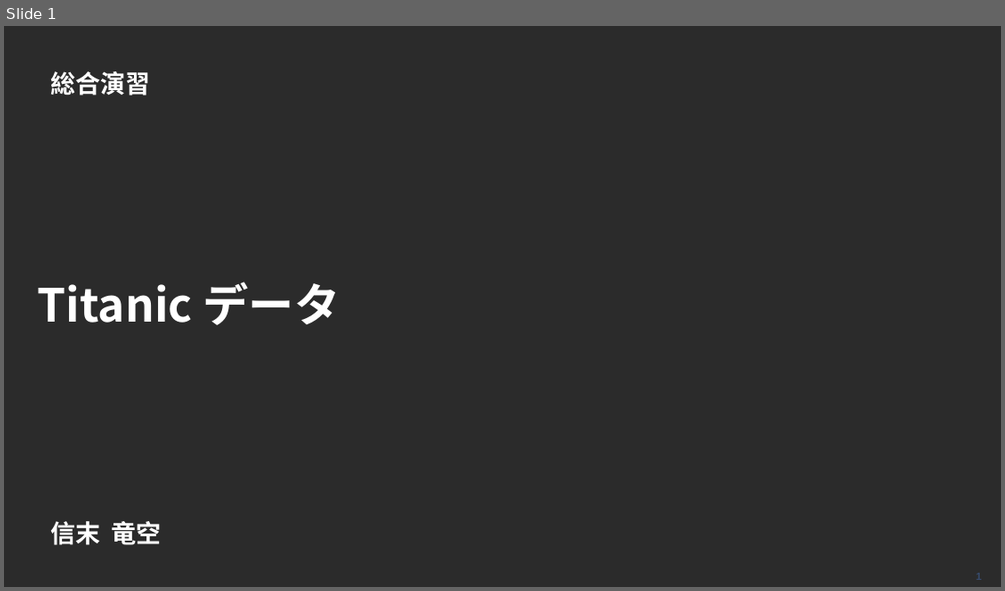
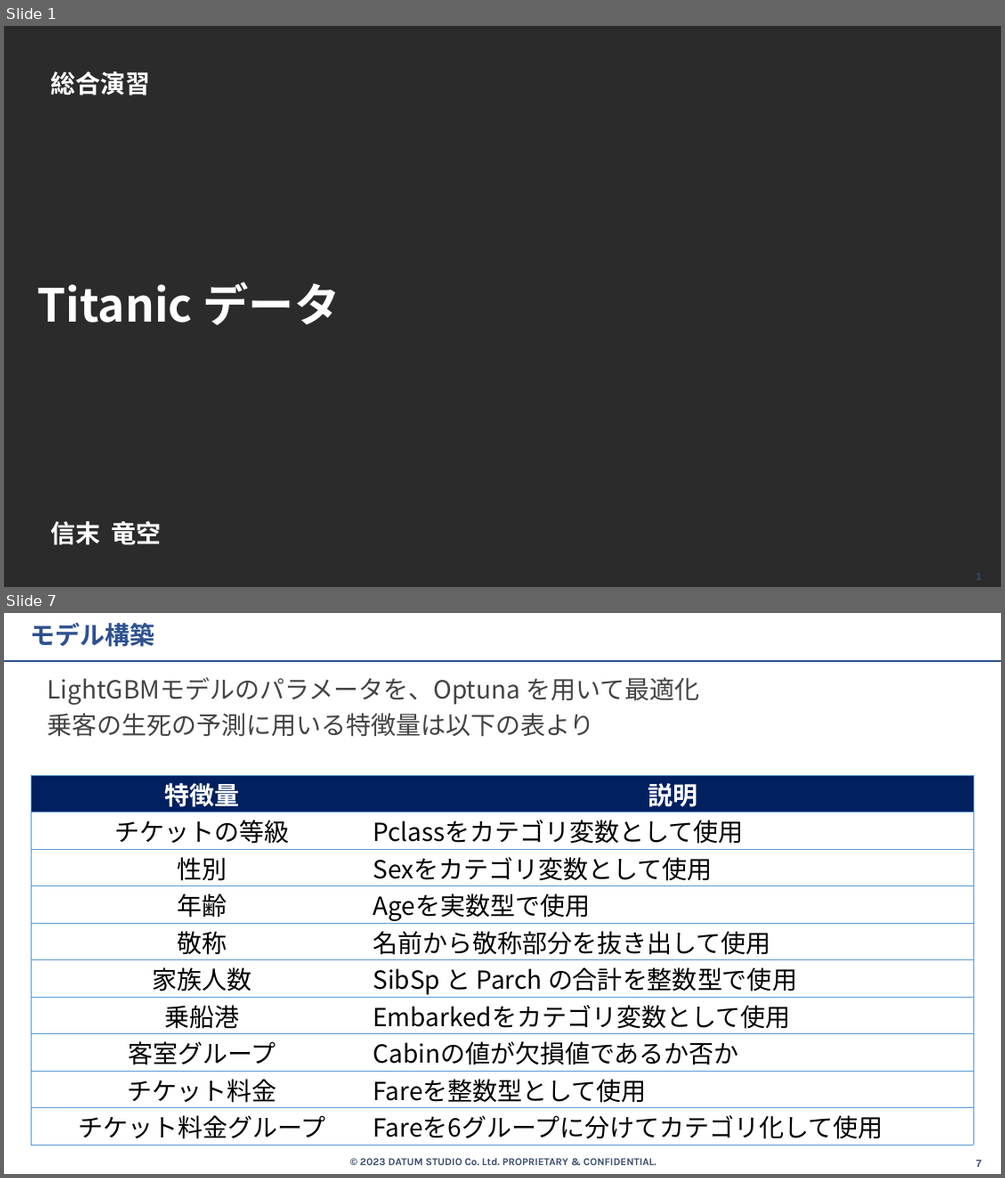
Before and after one commit to beuxor/ensyu_integrated, a slide deck: slides/NOBUSUE_Ryuku_Titanic.pptx. Shown one above the other, each under a label of ours: slide 1 before the commit, slides 1 and 7 after it; the slides between them are not shown. The pictures are 1005x591 and 1005x1178 pixels, drawn with LibreOffice and Linux fonts; fonts in the diff are those of the drawing; background and template pictures are left out; a plain dark background stands for a picture behind light text. Boxes give left, top, right and bottom in pixels: in the first picture for what was removed or moved away, otherwise in the second. Text is boxed around its words. In the diff, an @@ line names an element or a change of style, - is before the commit and + after.

```diff
--- a/slides/NOBUSUE_Ryuku_Titanic.pptx
+++ b/slides/NOBUSUE_Ryuku_Titanic.pptx
@@ slide 7 added at [4, 613, 1001, 1174], background #FFFFFF; not listed: 1 template element that a slide beside it also shows @@
@@ title added at [30, 623, 154, 647], 24 pt, text #2D508F, bold @@
+モデル構築
@@ line added from (4, 661) to (1001, 661), #2D508F 1 pt @@
@@ text added at [47, 677, 700, 737], 24 pt, text #434343 @@
+LightGBMモデルのパラメータを、Optuna を用いて最適化
+乗客の生死の予測に用いる特徴量は以下の表より
@@ table added at [32, 774, 974, 1143], 10 rows, 2 columns @@
+特徴量 | 説明
+チケットの等級 | Pclassをカテゴリ変数として使用
+性別 | Sexをカテゴリ変数として使用
+年齢 | Ageを実数型で使用
+敬称 | 名前から敬称部分を抜き出して使用
+家族人数 | SibSp と Parch の合計を整数型で使用
+乗船港 | Embarkedをカテゴリ変数として使用
+客室グループ | Cabinの値が欠損値であるか否か
+チケット料金 | Fareを整数型として使用
+チケット料金グループ | Fareを6グループに分けてカテゴリ化して使用
@@ text added at [360, 1158, 656, 1165], 10 pt, text #374B6D, bold @@
+© 2023 DATUM STUDIO Co. Ltd. PROPRIETARY & CONFIDENTIAL.
```
Also in this commit, not shown: 3 slides changed, 19 other slides added, 12 slides removed, 4 other files.
